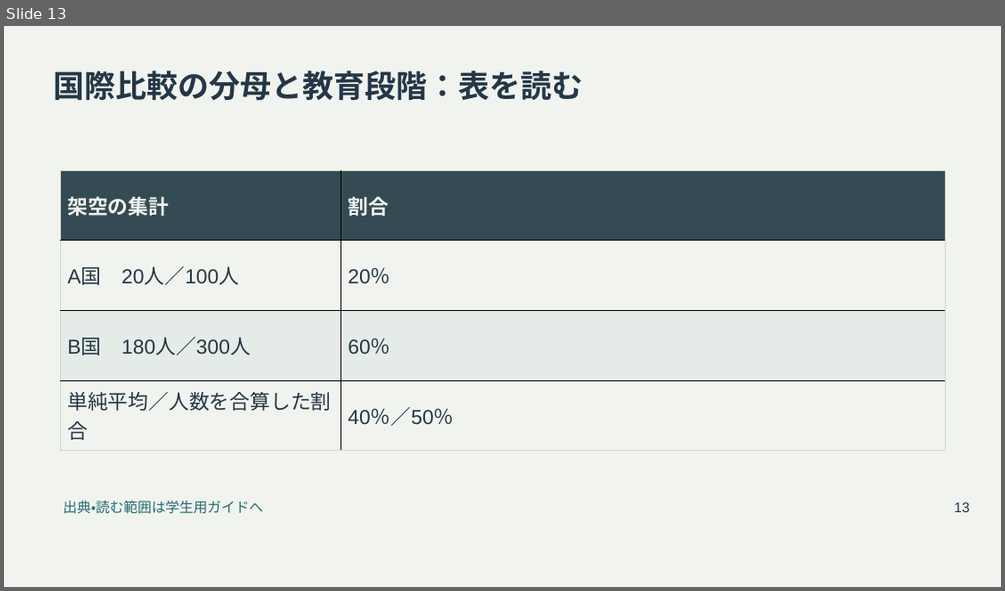
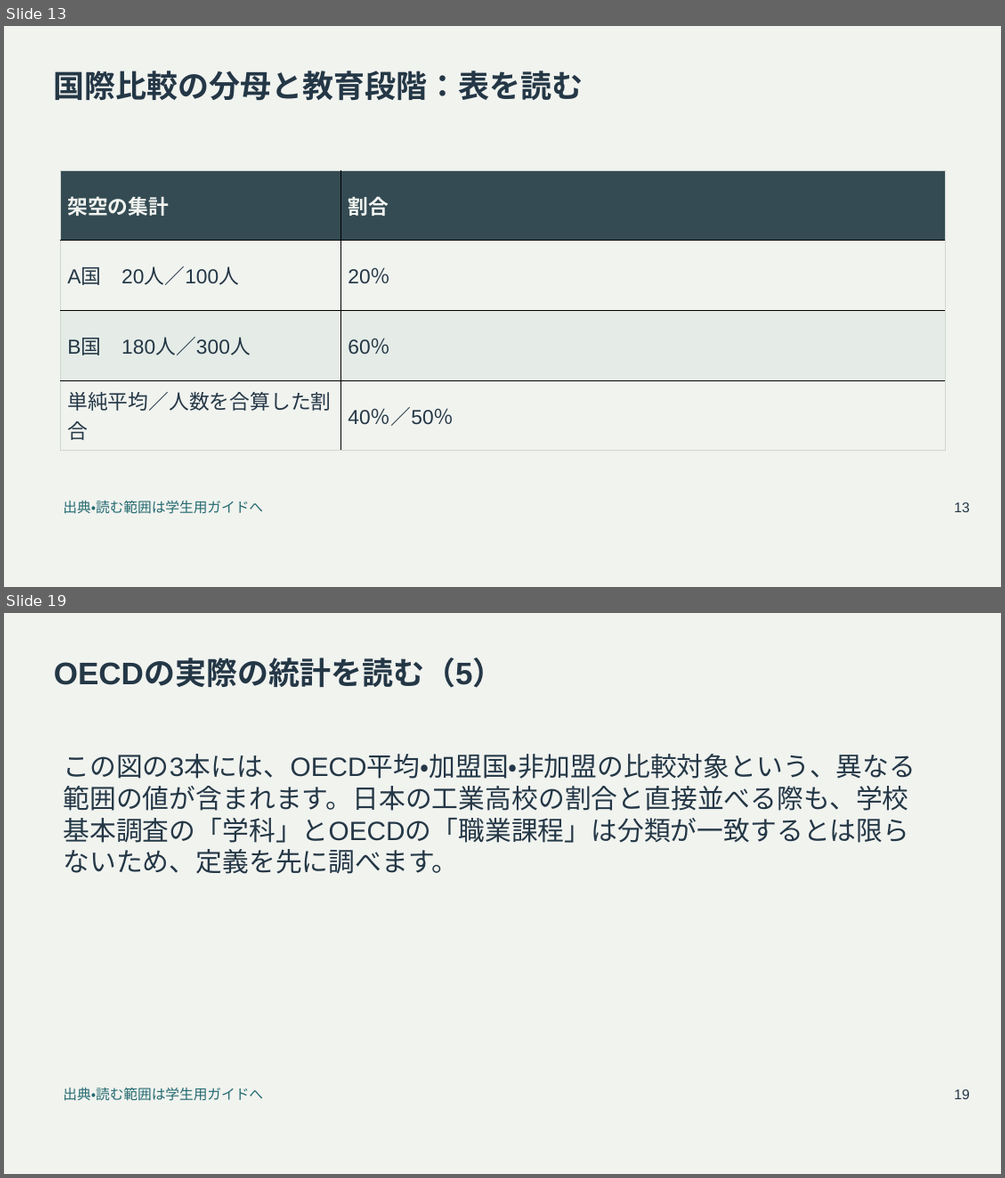
Before and after one commit to zooc-14calbp/industrial-education-ii, a slide deck: reorganized/20261105/main/11/slides.pptx. Shown one above the other, each under a label of ours: slide 13 before the commit, slides 13 and 19 after it; the slides between them are not shown. The pictures are 1005x591 and 1005x1178 pixels, drawn with LibreOffice and Linux fonts; fonts in the diff are those of the drawing. Boxes give left, top, right and bottom in pixels: in the first picture for what was removed or moved away, otherwise in the second. Text is boxed around its words. In the diff, an @@ line names an element or a change of style, - is before the commit and + after.

```diff
--- a/reorganized/20261105/main/11/slides.pptx
+++ b/reorganized/20261105/main/11/slides.pptx
@@ slide 19 added at bbox=[4, 613, 1001, 1174], background #F1F3EF @@
@@ title added at bbox=[54, 659, 504, 688], 30 pt, text #243746, bold @@
+OECDの実際の統計を読む（5）
@@ text added at bbox=[64, 754, 916, 874], 25.5 pt, text #243746 @@
+この図の3本には、OECD平均・加盟国・非加盟の比較対象という、異なる範囲の値が含まれます。日本の工業高校の割合と直接並べる際も、学校基本調査の「学科」とOECDの「職業課程」は分類が一致するとは限らないため、定義を先に調べます。
@@ text added at bbox=[63, 1086, 263, 1101], 13.5 pt, text #246A70 @@
+出典・読む範囲は学生用ガイドへ
@@ text added at bbox=[954, 1089, 969, 1099], 13.5 pt, text #243746 @@
+19
```
Also in this commit, not shown: 8 slides changed, 9 other slides added, 18 other files.
